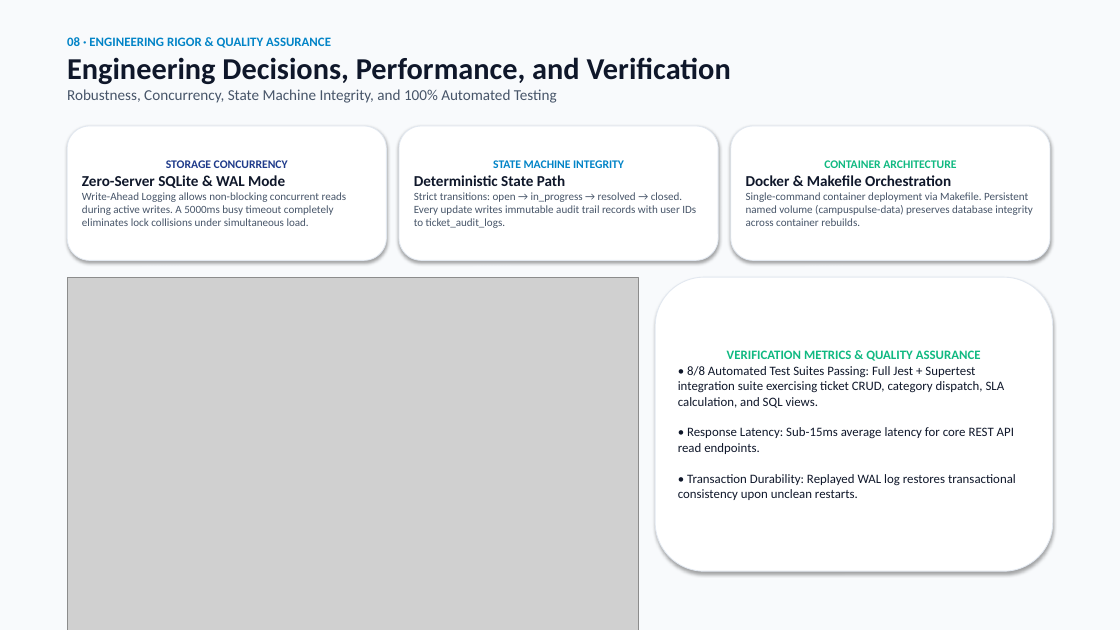
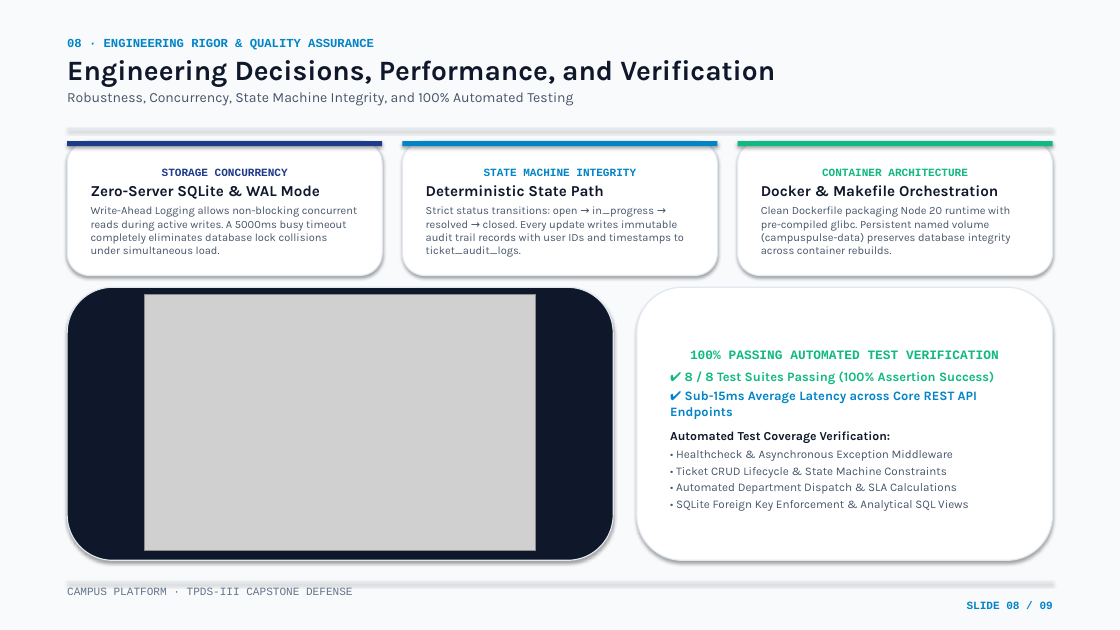
Before and after one commit to Eshan-Jogwar/tpds-3-final-semester-rpoject, a slide deck: slide 8 of presentation/Campus_Presentation_Editable.pptx. Drawn at 1120x630 pixels with LibreOffice and Linux fonts; fonts in the diff are those of the drawing; grey boxes stand for pictures. Boxes give left, top, right and bottom in pixels: in the first picture for what was removed or moved away, otherwise in the second. Text is boxed around its words. In the diff, an @@ line names an element or a change of style, - is before the commit and + after.

Commit message:
fix(presentation): generate native editable PowerPoint presentation with proper layout and remove floating deck controls

```diff
--- a/presentation/Campus_Presentation_Editable.pptx
+++ b/presentation/Campus_Presentation_Editable.pptx
@@ text "08 · ENGINEERING RIGOR & ..." at (67,39,775,106): size 11 to 10.5 pt, font Calibri to Courier New in "08 · ENGINEERING RIGOR & QUALITY ASSURANCE"; size 26 to 24 pt in "Engineering Decisions, Performance, and Verification"; font Calibri to Karla in "Engineering Decisions, Performance, and Verification", "Robustness, Concurrency, State Machine Integrity, and 100% ..."; size 13 to 12 pt in "Robustness, Concurrency, State Machine Integrity, and 100% ..."; more space between paragraphs @@
@@ rounded rectangle "STORAGE CONCURRENCY": place and size @@
-rounded rectangle "STORAGE CONCURRENCY" at (67,126,386,260)
+rounded rectangle "STORAGE CONCURRENCY" at (67,141,382,276)
@@ rectangle added at (67,128,1053,129), fill #E2E8F0 @@
@@ rectangle added at (67,141,382,146), fill #1E3A8A @@
@@ rounded rectangle "STATE MACHINE INTEGRITY": place and size @@
-rounded rectangle "STATE MACHINE INTEGRITY" at (399,126,718,260)
+rounded rectangle "STATE MACHINE INTEGRITY" at (402,141,718,276)
@@ rectangle added at (402,141,718,146), fill #0284C7 @@
@@ rounded rectangle "CONTAINER ARCHITECTURE": place and size @@
-rounded rectangle "CONTAINER ARCHITECTURE" at (731,126,1050,260)
+rounded rectangle "CONTAINER ARCHITECTURE" at (738,141,1053,276)
@@ rectangle added at (738,141,1053,146), fill #10B981 @@
@@ text in rounded rectangle at (91,168,320,199): size 10 to 9.5 pt, font Calibri to Courier New in "STORAGE CONCURRENCY"; font Calibri to Karla in "Zero-Server SQLite & WAL Mode"; more space between paragraphs @@
@@ text in rounded rectangle at (426,168,636,197): size 10 to 9.5 pt, font Calibri to Courier New in "STATE MACHINE INTEGRITY"; font Calibri to Karla in "Deterministic State Path"; more space between paragraphs @@
@@ text in rounded rectangle at (761,168,998,197): size 10 to 9.5 pt, font Calibri to Courier New in "CONTAINER ARCHITECTURE"; font Calibri to Karla in "Docker & Makefile Orchestration"; more space between paragraphs @@
@@ text in rounded rectangle at (91,206,357,254): text changed; font Calibri to Karla @@
-Write-Ahead Logging allows non-blocking concurrent reads during active writes. A 5000ms busy timeout completely eliminates lock collisions under simultaneous load.
+Write-Ahead Logging allows non-blocking concurrent reads during active writes. A 5000ms busy timeout completely eliminates database lock collisions under simultaneous load.
@@ text in rounded rectangle at (426,206,684,257): text changed; font Calibri to Karla @@
-Strict transitions: open → in_progress → resolved → closed. Every update writes immutable audit trail records with user IDs to ticket_audit_logs.
+Strict status transitions: open → in_progress → resolved → closed. Every update writes immutable audit trail records with user IDs and timestamps to ticket_audit_logs.
@@ text in rounded rectangle at (761,206,1011,254): text changed; font Calibri to Karla @@
-Single-command container deployment via Makefile. Persistent named volume (campuspulse-data) preserves database integrity across container rebuilds.
+Clean Dockerfile packaging Node 20 runtime with pre-compiled glibc. Persistent named volume (campuspulse-data) preserves database integrity across container rebuilds.
@@ rounded rectangle added at (67,287,613,560), fill #0F172A, outline #E2E8F0 1 pt @@
@@ picture: place and size @@
-picture at (67,277,639,630)
+picture at (145,294,536,550)
@@ outline #E2E8F0 0.75 pt to #E2E8F0 1 pt in 4 elements at (67,141,382,276), (402,141,718,276), (738,141,1053,276), (637,287,1053,560) @@
@@ rounded rectangle "100% PASSING AUTOMATED TEST VERIFICATION": place and size @@
-rounded rectangle "100% PASSING AUTOMATED TEST VERIFICATION" at (655,277,1053,571)
+rounded rectangle "100% PASSING AUTOMATED TEST VERIFICATION" at (637,287,1053,560)
@@ text in rounded rectangle at (670,350,999,511): text changed; size 11 to 10 pt; font Calibri to Karla; text colour #0F172A to #475569 @@
-VERIFICATION METRICS & QUALITY ASSURANCE
-• 8/8 Automated Test Suites Passing: Full Jest + Supertest integration suite exercising ticket CRUD, category dispatch, SLA calculation, and SQL views.
-• Response Latency: Sub-15ms average latency for core REST API read endpoints.
-• Transaction Durability: Replayed WAL log restores transactional consistency upon unclean restarts.
+100% PASSING AUTOMATED TEST VERIFICATION
+✔ 8 / 8 Test Suites Passing (100% Assertion Success)
+✔ Sub-15ms Average Latency across Core REST API Endpoints
+Automated Test Coverage Verification:
+• Healthcheck & Asynchronous Exception Middleware
+• Ticket CRUD Lifecycle & State Machine Constraints
+• Automated Department Dispatch & SLA Calculations
+• SQLite Foreign Key Enforcement & Analytical SQL Views
@@ rectangle added at (67,581,1053,582), fill #E2E8F0 @@
@@ text added at (67,587,1053,609), 9.5 pt, text #64748B @@
+CAMPUS PLATFORM · TPDS-III CAPSTONE DEFENSE
+SLIDE 08 / 09
```
Also in this commit, not shown: 8 other slides changed, 14 other files.
